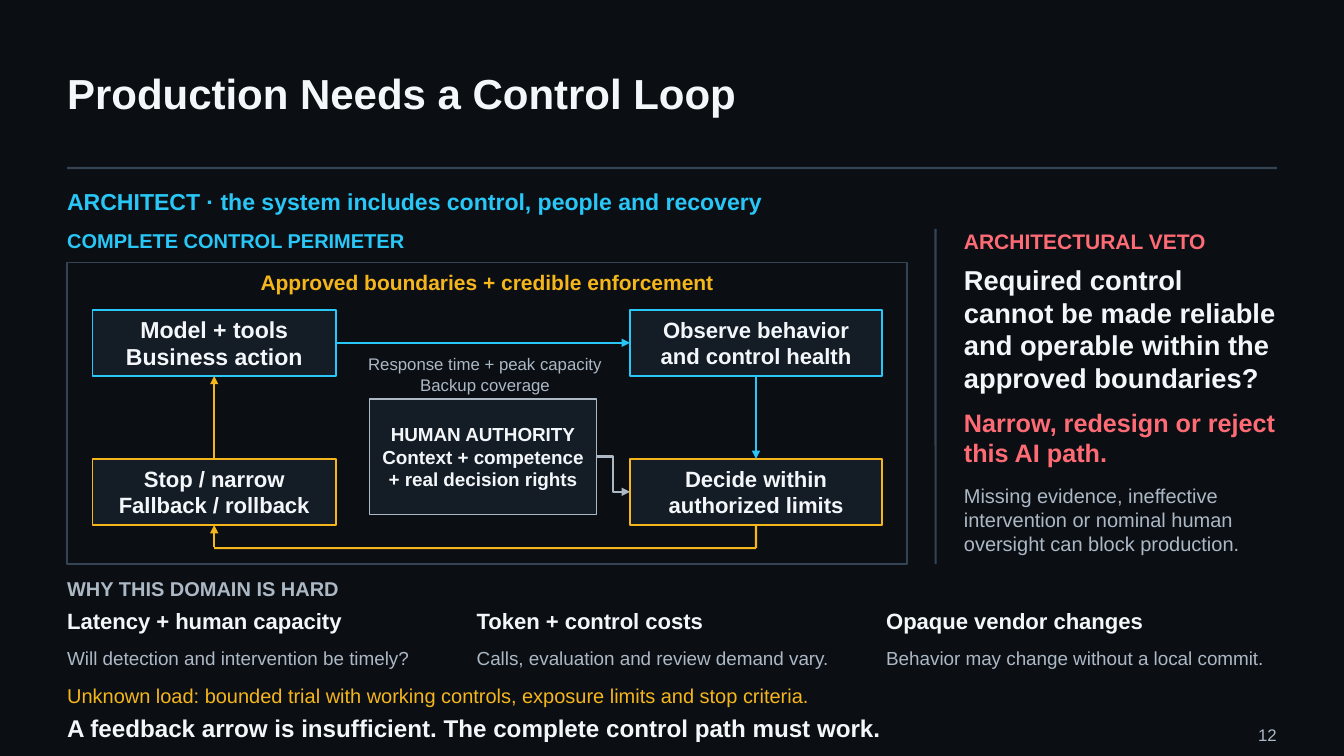
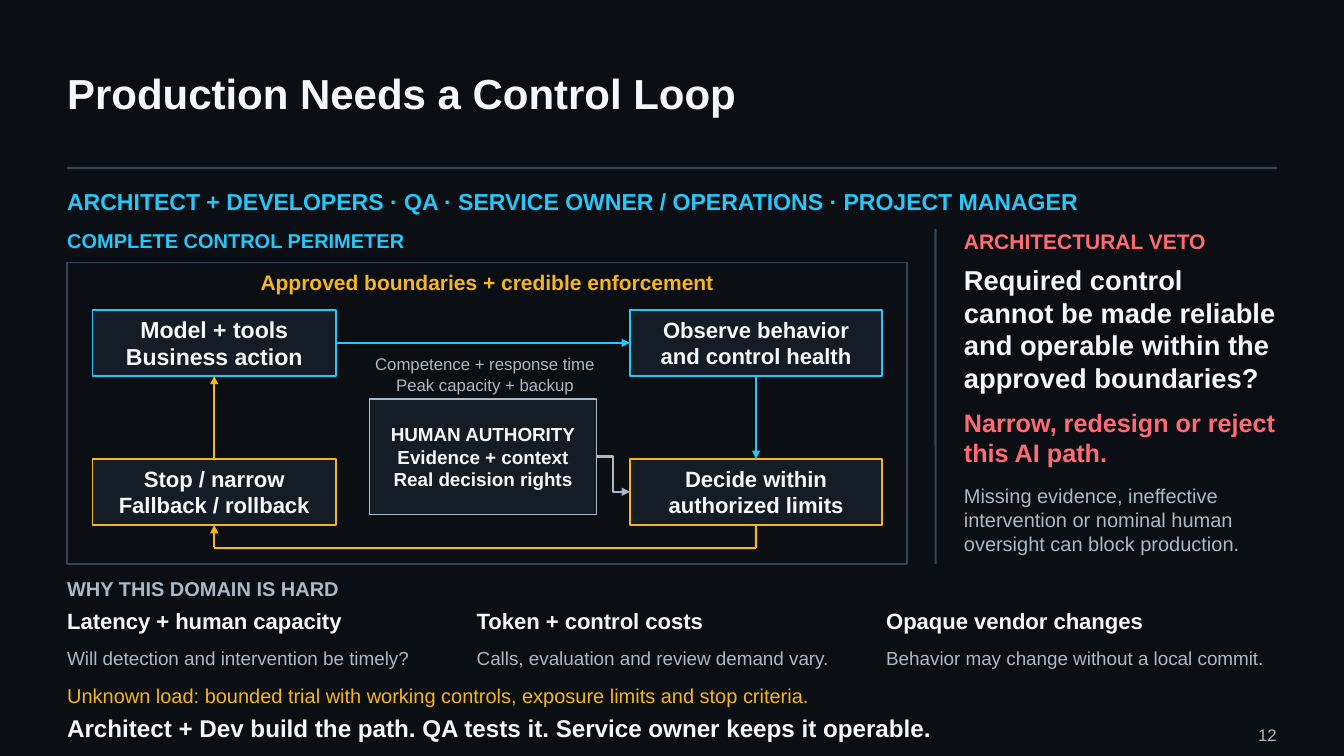
Before and after one commit to UncertaintyArchitectureGroup/uncertainty-architecture, a slide deck: slide 12 of assets/presentations/pmday-2026/ai-changes-both-sides.pptx. Drawn at 1344x756 pixels with LibreOffice and Linux fonts; fonts in the diff are those of the drawing. Boxes give left, top, right and bottom in pixels: in the first picture for what was removed or moved away, otherwise in the second. Text is boxed around its words. In the diff, an @@ line names an element or a change of style, - is before the commit and + after.

```diff
--- a/assets/presentations/pmday-2026/ai-changes-both-sides.pptx
+++ b/assets/presentations/pmday-2026/ai-changes-both-sides.pptx
@@ text at (67,194,1078,215): text changed @@
-ARCHITECT · the system includes control, people and recovery
+ARCHITECT + DEVELOPERS · QA · SERVICE OWNER / OPERATIONS · PROJECT MANAGER
@@ text at (375,358,595,395): text changed @@
-Response time + peak capacity
-Backup coverage
+Competence + response time
+Peak capacity + backup
@@ text at (394,450,572,490): text changed @@
-Context + competence + real decision rights
+Evidence + context
+Real decision rights
@@ text at (67,719,930,742): text changed @@
-A feedback arrow is insufficient. The complete control path must work.
+Architect + Dev build the path. QA tests it. Service owner keeps it operable.
```
Also in this commit, not shown: 6 other slides changed, 8 other files.
